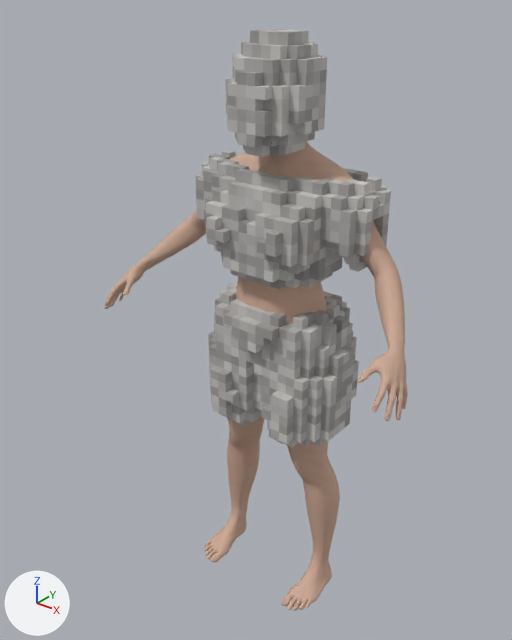
Renders of the glTF model public/models/fit-female.glb from each side of a commit.
Camera for both pictures: a 50 mm lens placed at (2.28, -3.06, 3.72), pointed at (-0.11, -0.07, 1.87). Lighting does not change. The marker at lower left points along +X, +Y and +Z. The older version comes first. Vertices at exactly the same position are counted once.

The first picture shows 'PixelPrivacy', 'RRC_female_adult_reference'.
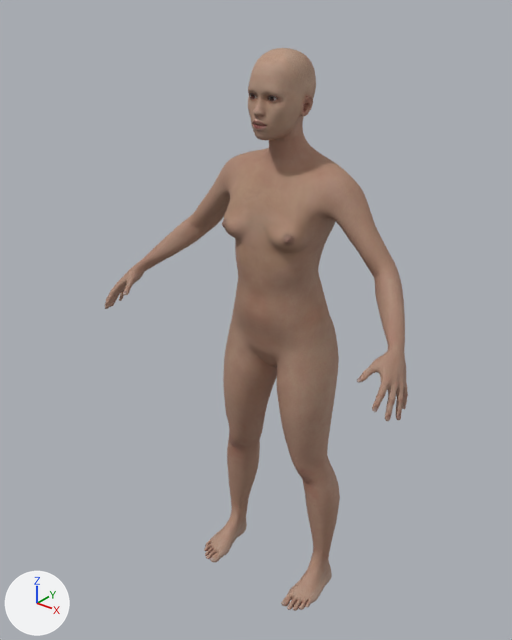
The edits, one by one:
Picture 'fit-female-skin' (img_fit_female_skin) is new.
Picture 'brown-eye' (img_brown_eye) is new.
Material 'CC0 female skin' (mat_cc0_female_skin) is new.
Its texture is img_fit_female_skin.
Its roughness is 0.68.
Material 'CC0 brown eyes.001' (mat_cc0_brown_eyes_001) is new.
Uses the picture img_brown_eye.
me_female_anatomy is used by ob_rrc_female_adult_reference; location (0.0, 0.0, 0.0).
me_female_anatomy had 35142 vertices, 69344 faces and spanned x -1.04..1.04, y -0.52..0.24, z 0.0..3.4.
me_female_anatomy now has 53514 vertices, 107024 faces and spans x -1.04..1.04, y -0.52..0.29, z 0.0..3.4.
me_female_anatomy part 1: 101 vertices moved within x -0.64..0.51, y -0.17..0.21, z 2.25..3.22; 298 vertices removed from x -0.52..0.52, y -0.21..0.24, z 1.26..3.4; 18670 vertices added at x -0.52..0.52, y -0.24..0.29, z 1.25..3.4.
me_female_anatomy part 2: 67987 faces spanning x -1.04..1.04, y -0.52..0.24, z 0.0..3.4 switch from mat_adult_reference_skin_001 to mat_cc0_female_skin (picture img_fit_female_skin).
Other edits to the shape of me_female_anatomy do not show in these pictures.
Mesh me_fitted_cc0_eyes_001 is new.
It has 1064 vertices, 2040 faces and spans x -0.093..0.093, y -0.168..-0.121, z 3.147..3.21.
It uses material mat_cc0_brown_eyes_001.
Object 'PixelPrivacy' (ob_pixelprivacy) is deleted.
Object 'Adult eyes' (ob_adult_eyes) is new; it shows me_fitted_cc0_eyes_001.
Its location is (0.0, 0.0, 0.0).

Location of each change, [x1, y1, x2, y2] in pixels of the pictures (512 x 640 px):
'PixelPrivacy', deleted
    before: [195, 29, 391, 448]
'Adult eyes', added
    after: [250, 94, 277, 100]
part 1 of me_female_anatomy, cut back (brown)
    after: [208, 48, 370, 438]
part 2 of me_female_anatomy, recoloured
    before: [105, 141, 408, 611]
    after: [105, 48, 408, 611]
